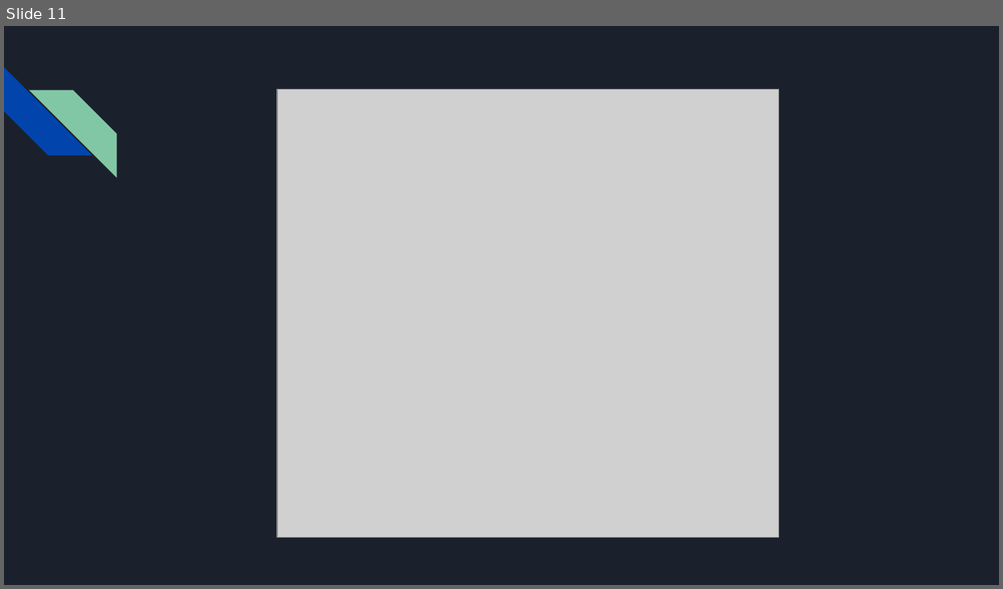
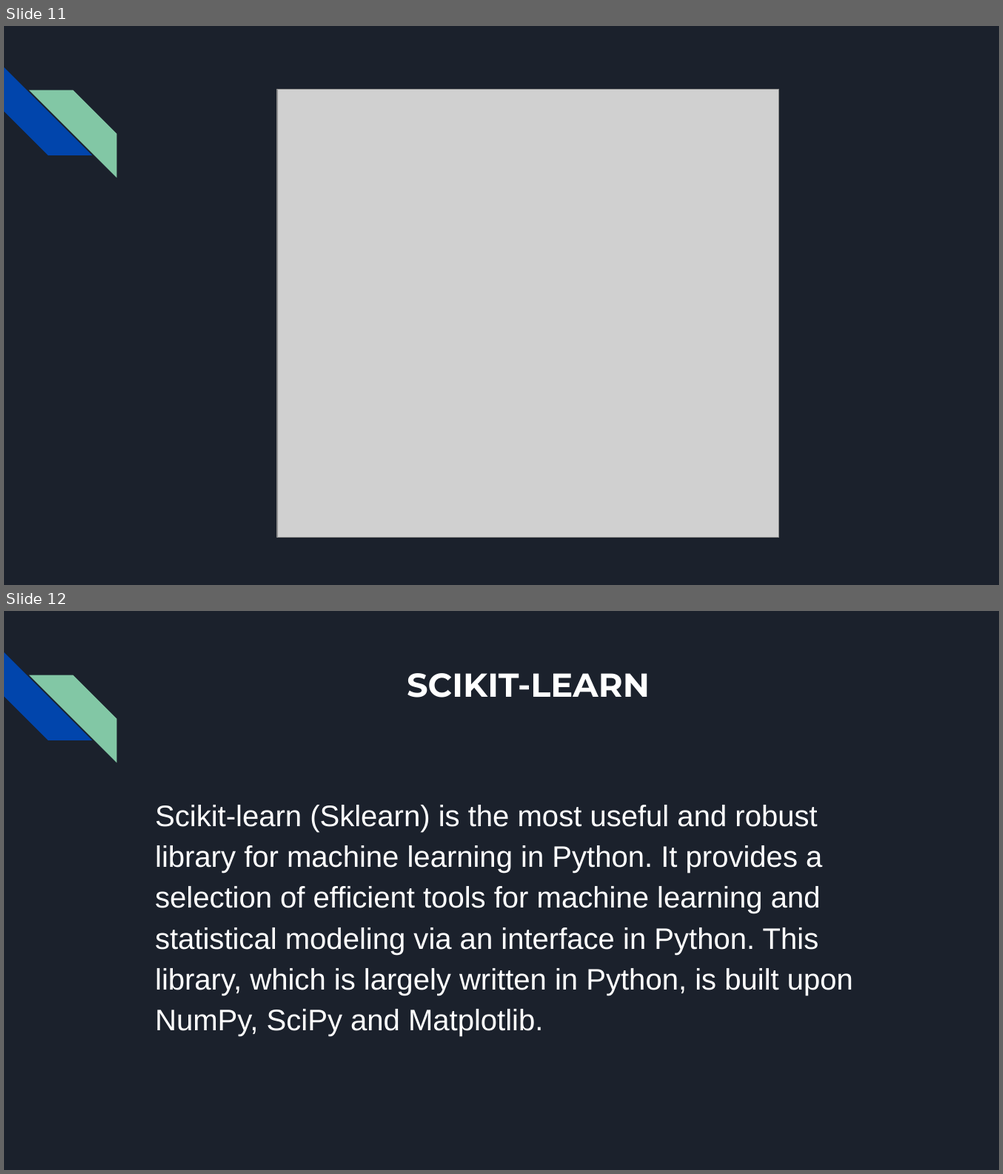
Before and after one commit to CSI-FCRIT-Computer/Cryptex-2k22, a slide deck: AI ML/day 2/Intro.pptx. Shown one above the other, each under a label of ours: slide 11 before the commit, slides 11 and 12 after it. The pictures are 1003x589 and 1003x1174 pixels, drawn with LibreOffice and Linux fonts; fonts in the diff are those of the drawing; grey boxes stand for pictures. Boxes give left, top, right and bottom in pixels: in the first picture for what was removed or moved away, otherwise in the second. Text is boxed around its words. In the diff, an @@ line names an element or a change of style, - is before the commit and + after.

```diff
--- a/AI ML/day 2/Intro.pptx
+++ b/AI ML/day 2/Intro.pptx
@@ slide 12 added at <box>4,611,999,1170</box>, background #1B212C; not listed: 2 template elements that a slide beside it also shows @@
@@ title added at <box>407,673,649,698</box>, 24 pt, text #FFFFFF, bold @@
+SCIKIT-LEARN
@@ text added at <box>155,805,853,1037</box>, 21.5 pt, text #FFFFFF @@
+Scikit-learn (Sklearn) is the most useful and robust library for machine learning in Python. It provides a selection of efficient tools for machine learning and statistical modeling via an interface in Python. This library, which is largely written in Python, is built upon NumPy, SciPy and Matplotlib.
```
Also in this commit, not shown: 1 slide changed, 4 other files.
